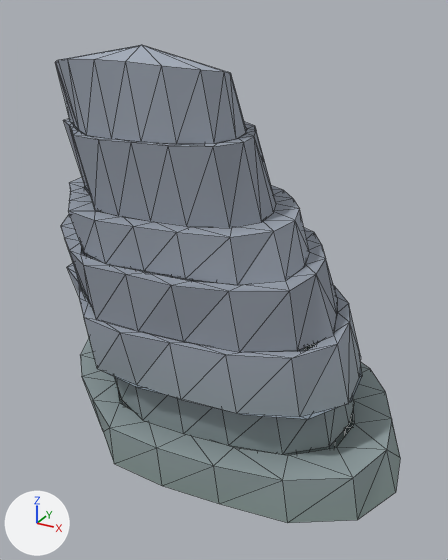
An edit to the Blender file source_assets/blender/environment/SM_OverlookCrags.blend, drawn before and after from the same camera.
Camera for both pictures: a 50 mm lens placed at (4.95, -9.51, 7.52), pointed at (-0.04, -0.43, 2.97). Every picture has the same lights, and +X, +Y and +Z are marked at lower left. The older version comes first. Mesh edges are drawn as thin lines.

Names of what the first picture shows: 'SM_Overlook_Crest', 'SM_Overlook_Spur'.
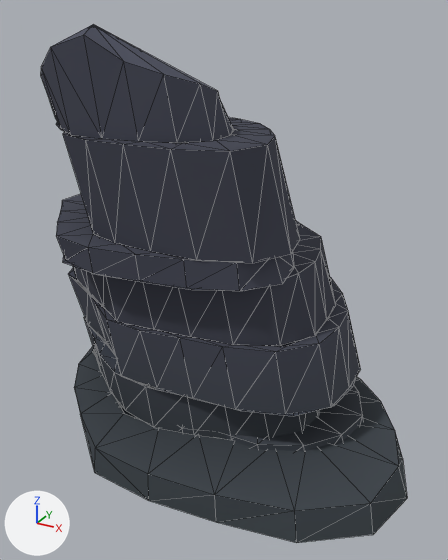
Boxes (x1, y1, x2, y2) around the edits, measured in the pictures (448 x 560 px; the box of a moved part takes in the faces that stretch with it):
'SM_Overlook_Crest', surface changed, reshaped (6% wider, 9% taller): before (55, 45, 400, 523); after (41, 24, 407, 543)
'SM_Overlook_Spur', surface changed: (303, 428, 346, 452) in both
part 1 of me_sm_overlook_crest, moved or reshaped: before (55, 45, 400, 523); after (41, 24, 407, 543)
part 2 of me_sm_overlook_crest, recoloured: before (68, 257, 400, 522); after (68, 268, 403, 542)

Diff of the bpy script that builds the scene:
```diff
--- a/source_assets/blender/environment/SM_OverlookCrags.blend.py
+++ b/source_assets/blender/environment/SM_OverlookCrags.blend.py
@@ mat_mat_crag_slate @@
 n3 = _N.new('ShaderNodeMix'); n3.name = 'Mix'
 n3.inputs[0].default_value = 1.0  # 'Factor'
-n3.inputs[6].default_value = (0.355, 0.395, 0.462, 1.0)  # 'A', grey #a1a9b5
+n3.inputs[6].default_value = (0.0714, 0.0764, 0.105, 1.0)  # 'A', greyish blue #4c4e5b
 _L.new(n0.outputs[0], n1.inputs[0])  # 'BSDF' to 'Surface'
@@ mat_mat_crag_fracture @@
 n3 = _N.new('ShaderNodeMix'); n3.name = 'Mix'
 n3.inputs[0].default_value = 1.0  # 'Factor'
-n3.inputs[6].default_value = (0.4, 0.442, 0.52, 1.0)  # 'A', light grey #aab1bf
+n3.inputs[6].default_value = (0.082, 0.088, 0.122, 1.0)  # 'A', greyish blue #515462
 _L.new(n0.outputs[0], n1.inputs[0])  # 'BSDF' to 'Surface'
@@ me_sm_overlook_crest @@
 # used by ob_sm_overlook_crest; location = (0.0, 0.0, 0.0)
-me_sm_overlook_crest.from_pydata(...)  # 422 vertices, 600 faces; spans x -3.62..3.55, y -2.71..2.98, z 0.0..6.96
+me_sm_overlook_crest.from_pydata(...)  # 422 vertices, 600 faces; spans x -3.72..3.75, y -3.1..2.93, z 0.0..7.29
+# me_sm_overlook_crest part 1: 421 of 422 vertices moved; they spanned x -3.62..3.55, y -2.71..2.98, z 0.0..6.96 and now span x -3.72..3.75, y -3.1..2.93, z 0.0..7.29; mean shift (-0.04, 0.02, -0.17); largest move (-1.38, -0.76, 6.96) -> (-1.43, -1.86, 7.29)
+# me_sm_overlook_crest part 2: 189 kept faces spanning x -3.71..3.54, y -3.1..2.93, z 0.0..2.58 get new vertex colours; the middle colour goes from white #e7f0e7 to white #e5f0e4
 me_sm_overlook_crest.materials.append(mat_mat_crag_slate)
```
